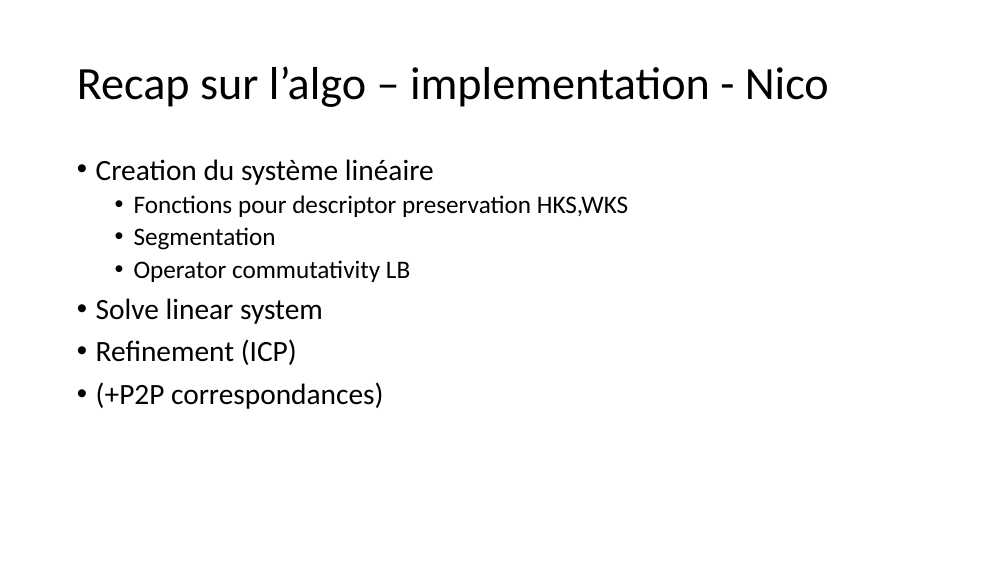
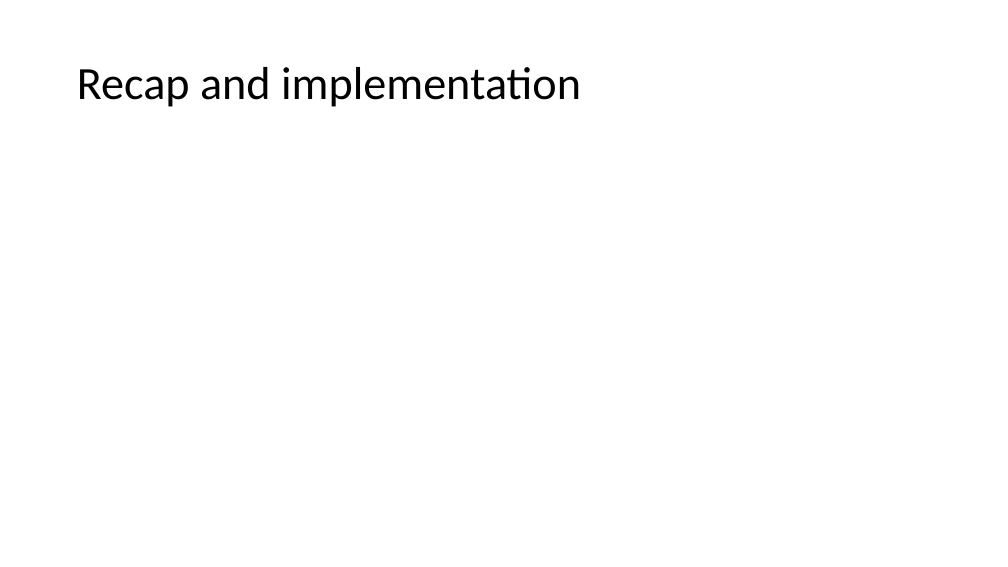
Before and after one commit to Al-th/MVA_Project_FunctionalMaps, a slide deck: slide 14 of Report/Presentation.pptx (slide 15 before the commit). Drawn at 1008x567 pixels with LibreOffice and Linux fonts; fonts in the diff are those of the drawing; grey boxes stand for pictures. Boxes give left, top, right and bottom in pixels: in the first picture for what was removed or moved away, otherwise in the second. Text is boxed around its words. In the diff, an @@ line names an element or a change of style, - is before the commit and + after.

Commit message:
slide nico

```diff
--- a/Report/Presentation.pptx
+++ b/Report/Presentation.pptx
@@ title at (77,67,581,107): text changed @@
-Recap sur l’algo – implementation - Nico
+Recap and implementation
@@ text removed at (96,159,628,409) @@
-• Creation du système linéaire
-  • Fonctions pour descriptor preservation HKS,WKS
-  • Segmentation
-  • Operator commutativity LB
-• Solve linear system
-• Refinement (ICP)
-• (+P2P correspondances)
```
Also in this commit, not shown: 3 other slides changed, 8 slides added, 10 slides removed, 11 other files.
